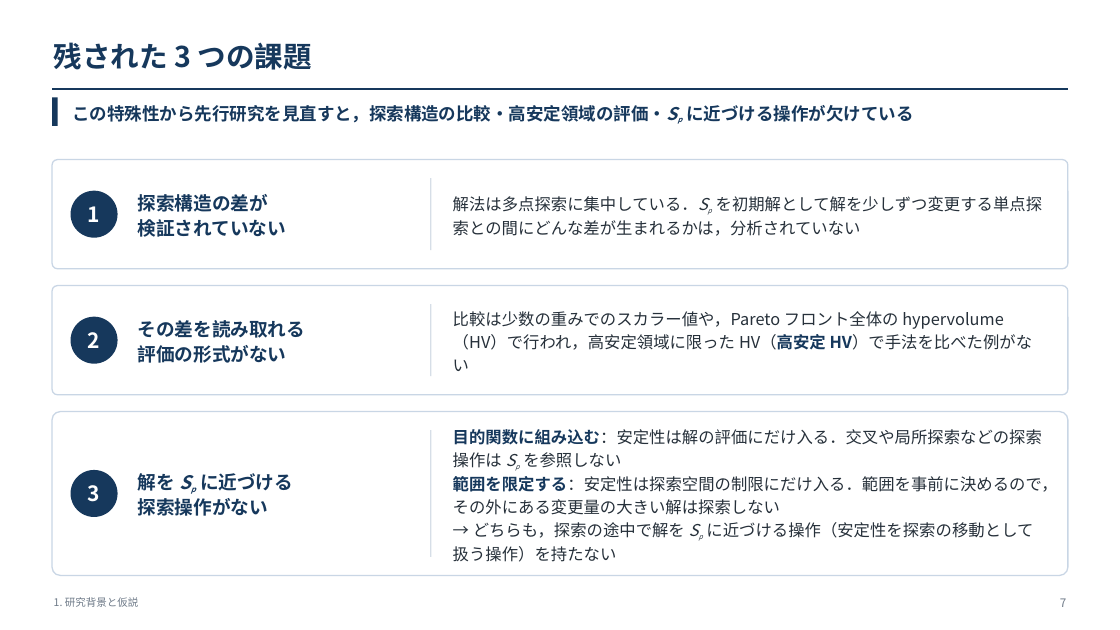
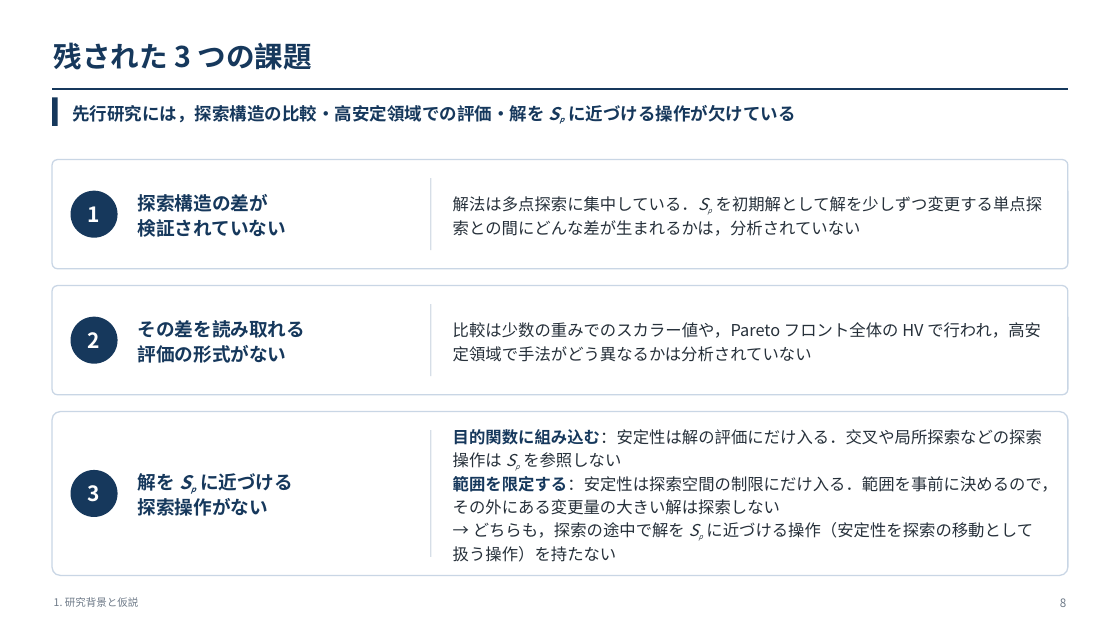
Before and after one commit to kitotakumi/stability_scheduling, a slide deck: slide 8 of doc/presentation_materials/JIMA2026fall_発表.pptx (slide 7 before the commit). Drawn at 1120x630 pixels with LibreOffice and Linux fonts; fonts in the diff are those of the drawing. Boxes give left, top, right and bottom in pixels: in the first picture for what was removed or moved away, otherwise in the second. Text is boxed around its words. In the diff, an @@ line names an element or a change of style, - is before the commit and + after.

```diff
--- a/doc/presentation_materials/JIMA2026fall_発表.pptx
+++ b/doc/presentation_materials/JIMA2026fall_発表.pptx
@@ text at (72,105,795,123): text changed @@
-この特殊性から先行研究を見直すと，探索構造の比較・高安定領域の評価・Sp に近づける操作が欠けている
+先行研究には，探索構造の比較・高安定領域での評価・解を Sp に近づける操作が欠けている
@@ text at (453,322,1041,362): text changed @@
-比較は少数の重みでのスカラー値や，Pareto フロント全体の hypervolume（HV）で行われ，高安定領域に限った HV（高安定 HV）で手法を比べた例がない
+比較は少数の重みでのスカラー値や，Pareto フロント全体の HV で行われ，高安定領域で手法がどう異なるかは分析されていない
@@ text at (1060,598,1066,607): text changed @@
-7
+8
```
Also in this commit, not shown: 27 other slides changed, 1 slide added, 4 other files.
